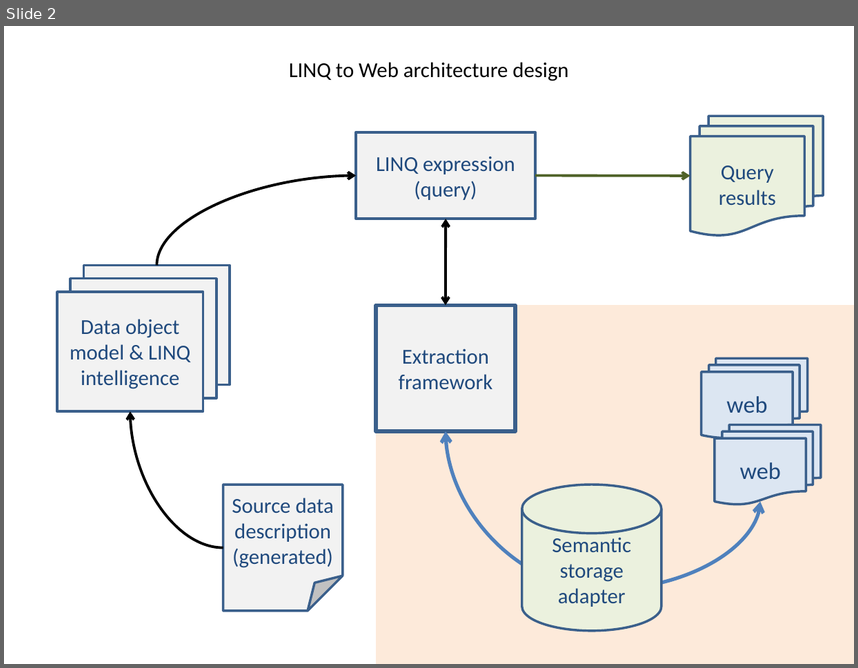
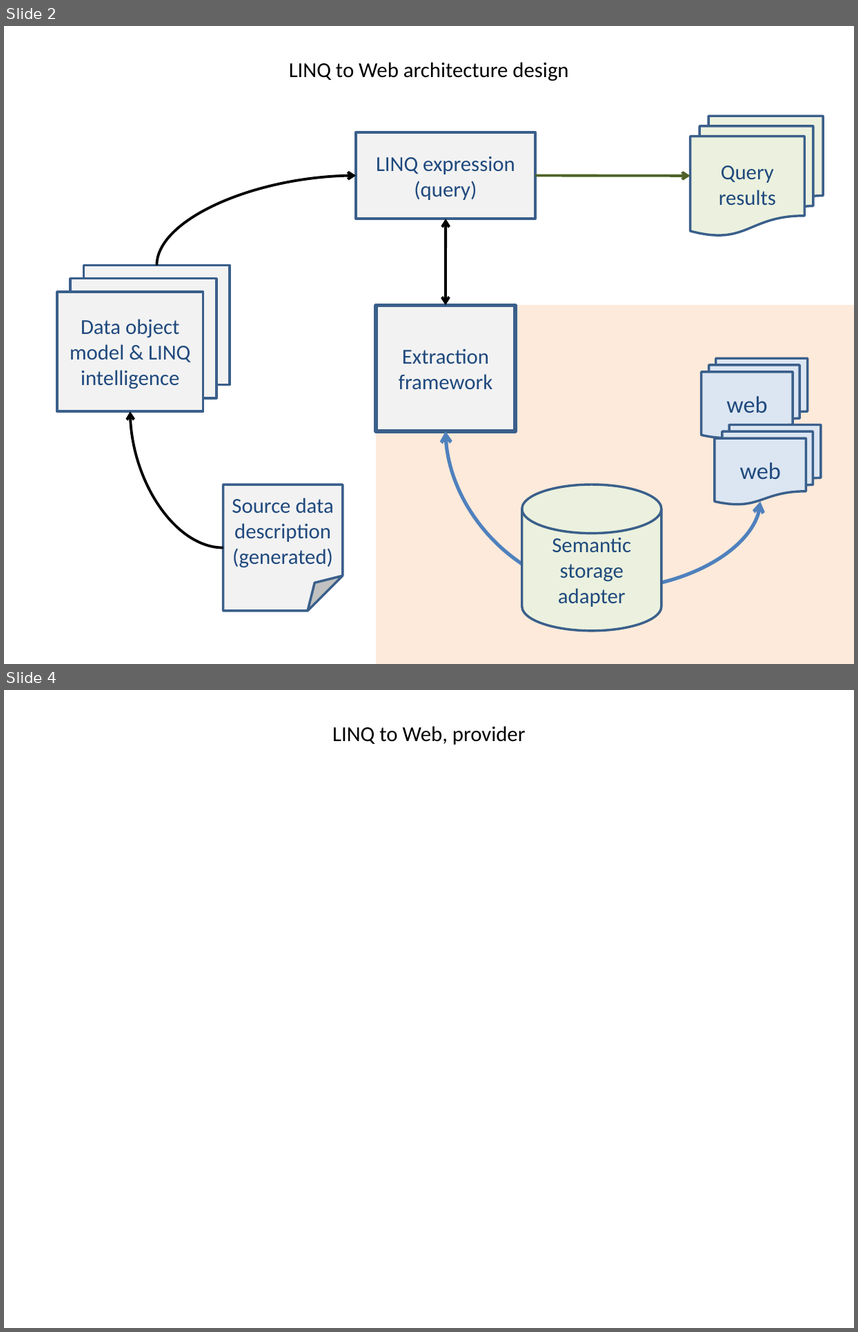
Before and after one commit to jakubmisek/LinqToWeb, a slide deck: Documentation/diagrams.pptx. Shown one above the other, each under a label of ours: slide 2 before the commit, slides 2 and 4 after it; the slides between them are not shown. The pictures are 858x668 and 858x1332 pixels, drawn with LibreOffice and Linux fonts; fonts in the diff are those of the drawing. Boxes give left, top, right and bottom in pixels: in the first picture for what was removed or moved away, otherwise in the second. Text is boxed around its words. In the diff, an @@ line names an element or a change of style, - is before the commit and + after.

```diff
--- a/Documentation/diagrams.pptx
+++ b/Documentation/diagrams.pptx
@@ slide 4 added at <box>4,690,854,1328</box>, background #FFFFFF @@
@@ title added at <box>332,726,526,745</box>, 18 pt, text #000000 @@
+LINQ to Web, provider
```
Also in this commit, not shown: 1 slide changed.
